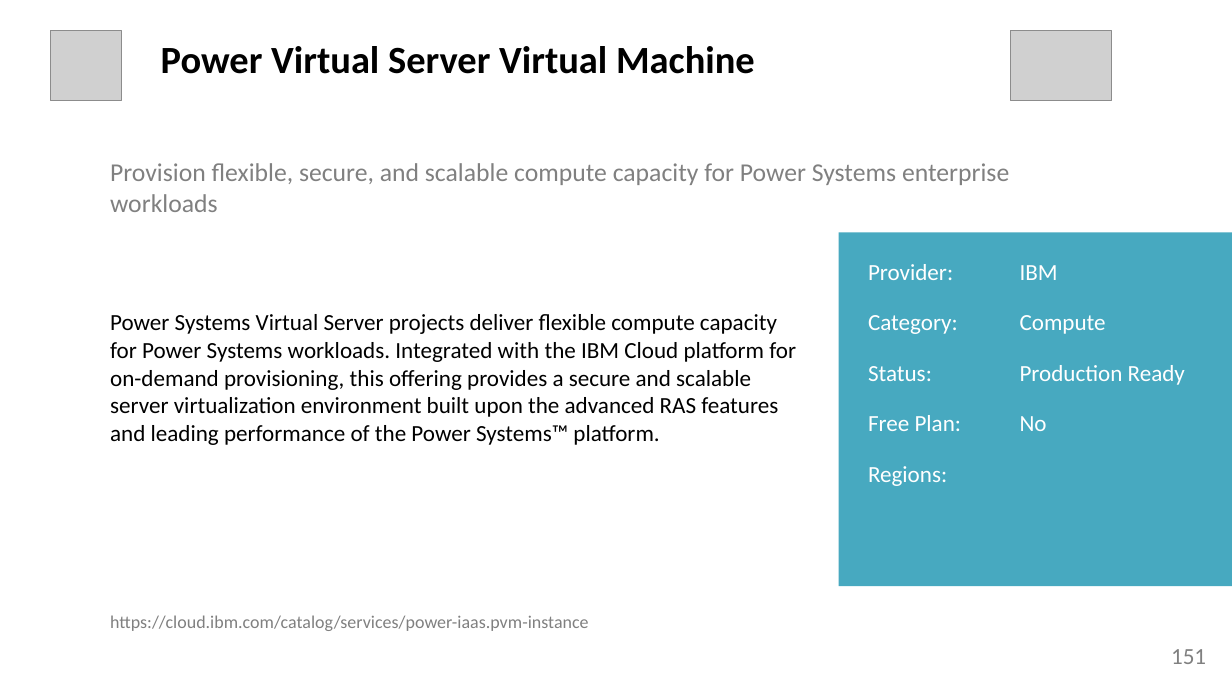
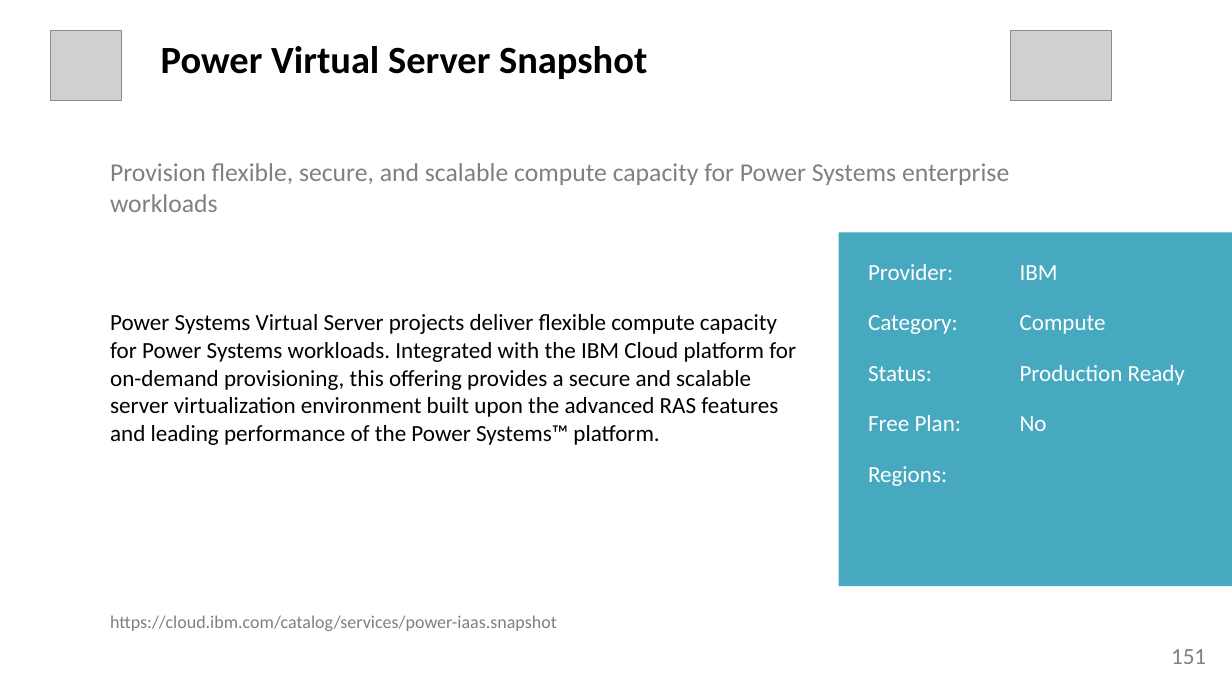
Before and after one commit to l2fprod/mycatalog, a slide deck: slide 151 of docs/generated/mycatalog.pptx. Drawn at 1232x693 pixels with LibreOffice and Linux fonts; fonts in the diff are those of the drawing; grey boxes stand for pictures. Boxes give left, top, right and bottom in pixels: in the first picture for what was removed or moved away, otherwise in the second. Text is boxed around its words. In the diff, an @@ line names an element or a change of style, - is before the commit and + after.

```diff
--- a/docs/generated/mycatalog.pptx
+++ b/docs/generated/mycatalog.pptx
@@ text at (x1=161, y1=46, x2=647, y2=79): text changed @@
-Power Virtual Server Virtual Machine
+Power Virtual Server Snapshot
@@ text at (x1=110, y1=615, x2=557, y2=631): text changed @@
-https://cloud.ibm.com/catalog/services/power-iaas.pvm-instance
+https://cloud.ibm.com/catalog/services/power-iaas.snapshot
```
Also in this commit, not shown: 153 other slides changed, 1 slide added, 1 slide removed, 7 other files.
